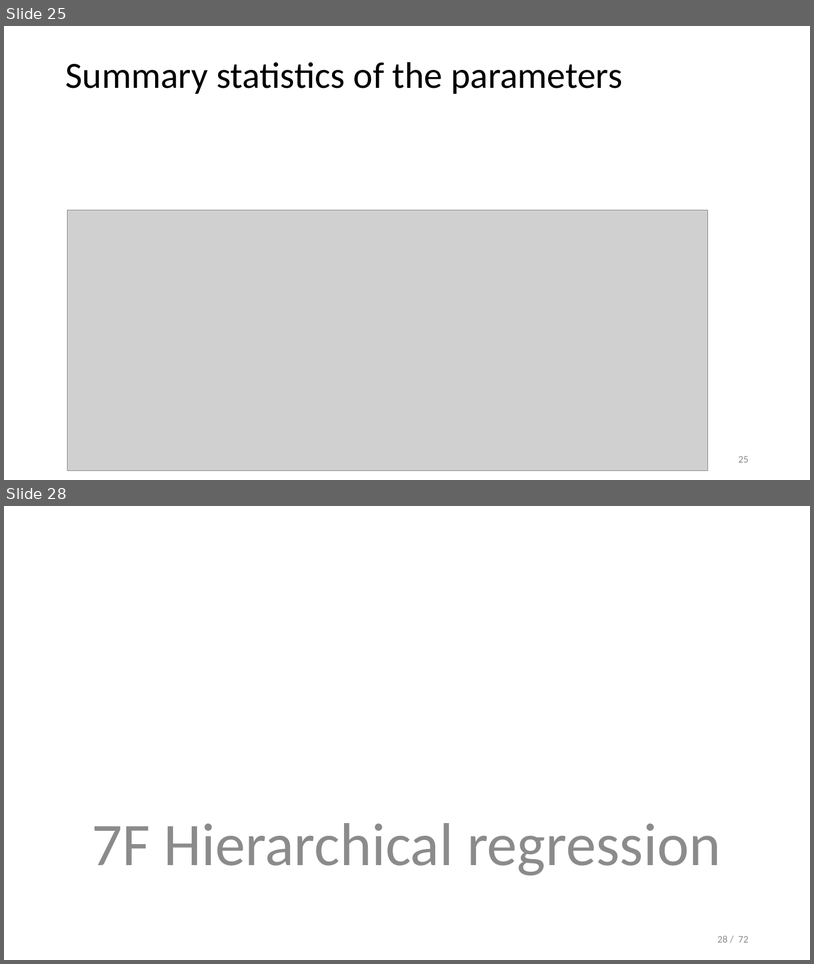
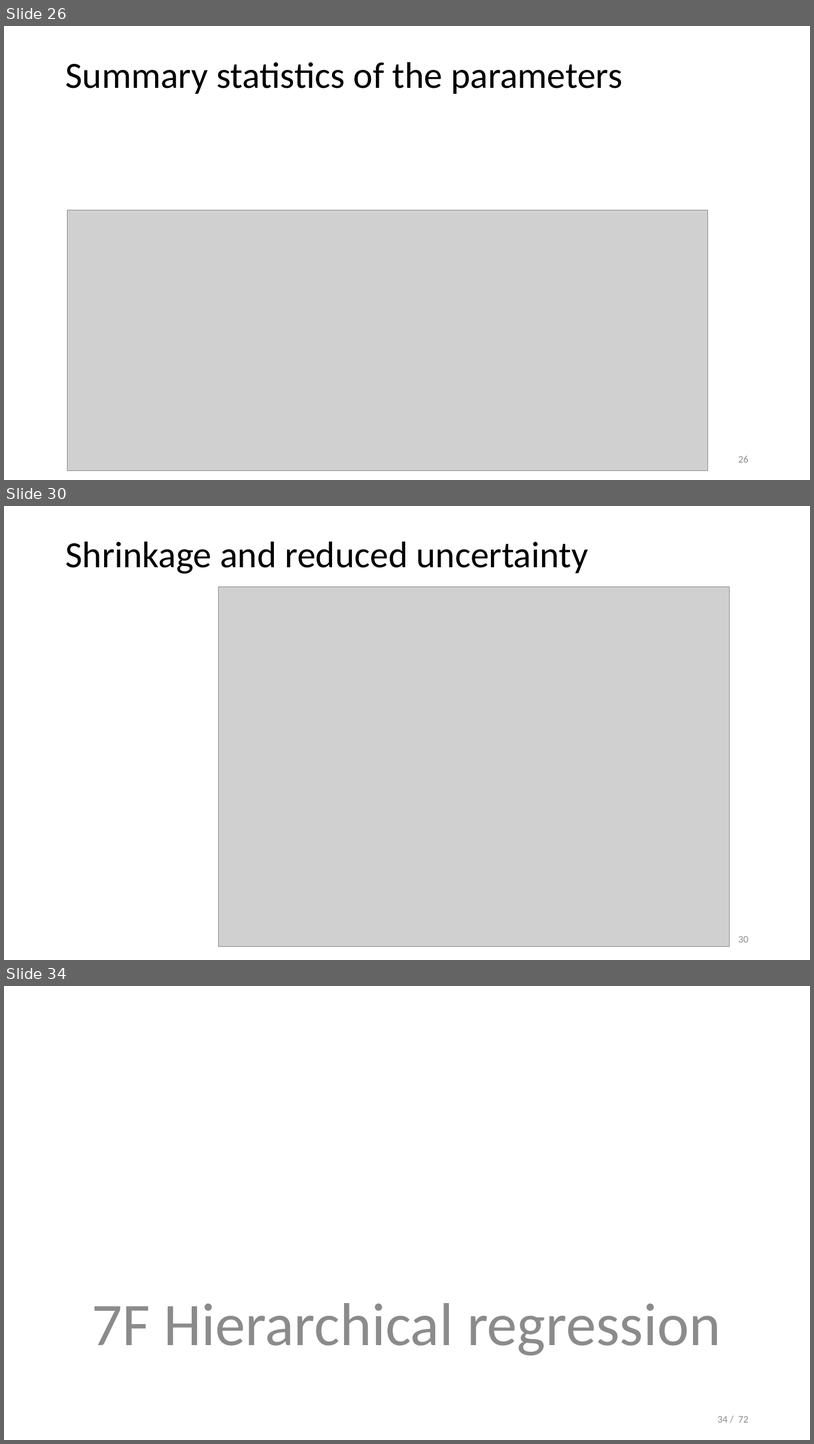
Before and after one commit to opherdonchin/StatisticalComputationAndAnalysis, a slide deck: Lectures/Lecture 7 Hierarchial models.pptx. Shown one above the other, each under a label of ours: slides 25 and 28 before the commit, slides 26, 30 and 34 after it; the slides between them are not shown. The pictures are 814x964 and 814x1444 pixels, drawn with LibreOffice and Linux fonts; fonts in the diff are those of the drawing; grey boxes stand for pictures. Boxes give left, top, right and bottom in pixels: in the first picture for what was removed or moved away, otherwise in the second. Text is boxed around its words. In the diff, an @@ line names an element or a change of style, - is before the commit and + after.

```diff
--- a/Lectures/Lecture 7 Hierarchial models.pptx
+++ b/Lectures/Lecture 7 Hierarchial models.pptx
@@ slide 30 added at [4,506,810,960], background #FFFFFF @@
@@ title added at [65,541,588,574], 44 pt, text #000000 @@
+Shrinkage and reduced uncertainty
@@ picture added at [219,587,730,946] @@
@@ page number added at [738,936,749,942], 12 pt, text #8C8C8C @@
+30
@@ what was slide 25 is now slide 26 @@
@@ page number at [738,456,749,462]: text changed @@
-25
+26
@@ what was slide 28 is now slide 34 @@
@@ page number at [718,1416,749,1422]: text changed @@
-28 / 72
+34 / 72
```
Also in this commit, not shown: 1 slide changed, 6 other slides added, 1 slide removed, 1 other file.
